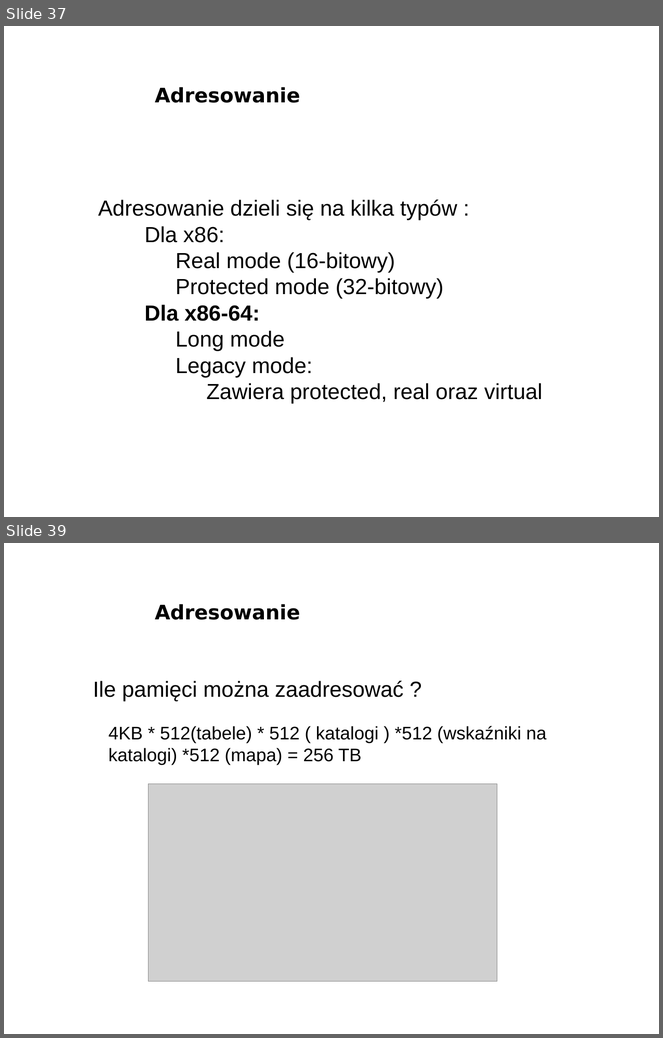
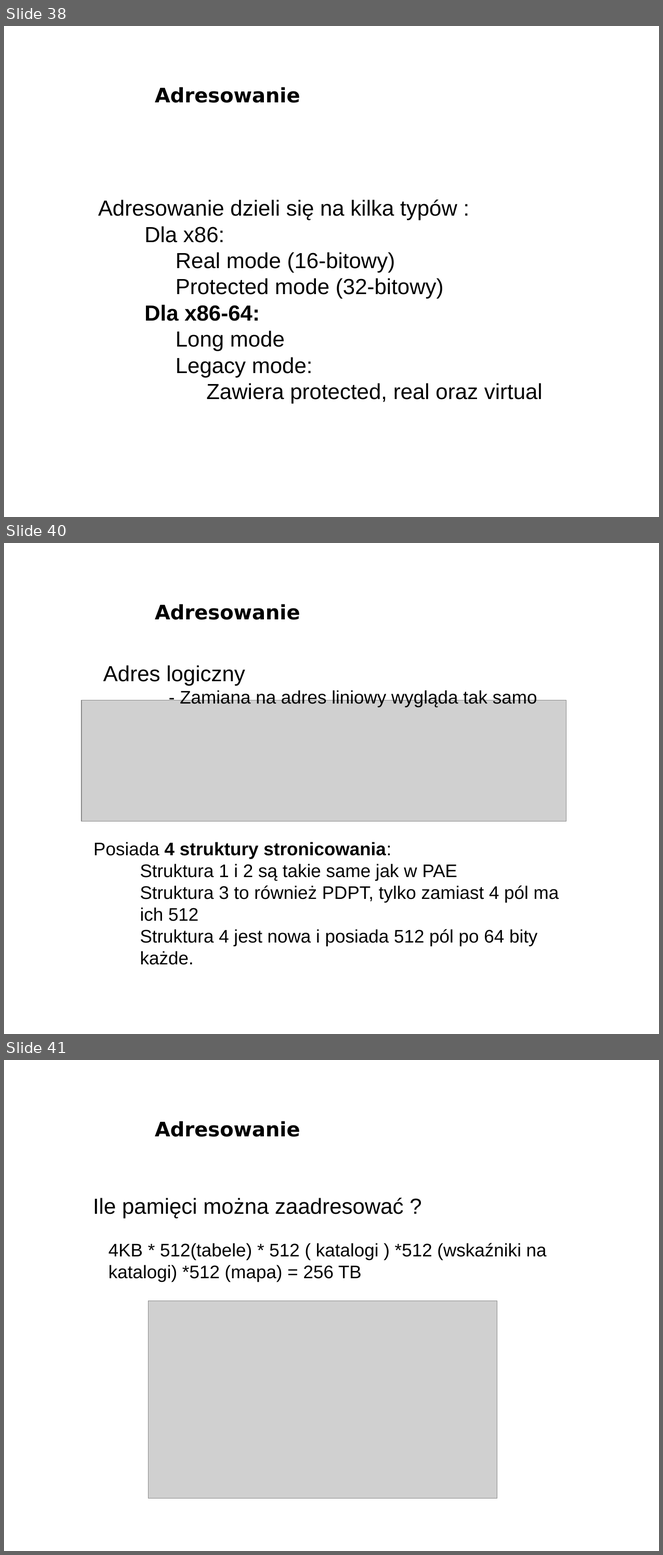
Before and after one commit to bercik/pn_prezentacja, a slide deck: śmieszki_i_inne_zwierzęta/prezentacja.odp. Shown one above the other, each under a label of ours: slides 37 and 39 before the commit, slides 38, 40 and 41 after it; the slides between them are not shown. The pictures are 663x1038 and 663x1555 pixels, drawn with LibreOffice and Linux fonts; fonts in the diff are those of the drawing; grey boxes stand for pictures; background and template pictures are left out. Boxes give left, top, right and bottom in pixels: in the first picture for what was removed or moved away, otherwise in the second. Text is boxed around its words. In the diff, an @@ line names an element or a change of style, - is before the commit and + after.

```diff
--- a/śmieszki_i_inne_zwierzęta/prezentacja.odp
+++ b/śmieszki_i_inne_zwierzęta/prezentacja.odp
@@ slide 40 added at [4,543,659,1034], background picture (left out) @@
@@ title added at [155,604,300,620], 22 pt, text #000000, bold @@
+Adresowanie
@@ text added at [103,665,538,707], 20 pt, text #000000 @@
+Adres logiczny
+- Zamiana na adres liniowy wygląda tak samo
@@ picture added at [81,700,566,822] @@
@@ text added at [93,842,559,965], 20 pt, text #000000 @@
+Posiada 4 struktury stronicowania:
+    ● Struktura 1 i 2 są takie same jak w PAE
+    ● Struktura 3 to również PDPT, tylko zamiast 4 pól ma ich 512
+    ● Struktura 4 jest nowa i posiada 512 pól po 64 bity każde.
@@ what was slide 37 is now slide 38 @@
@@ what was slide 39 is now slide 41 @@
```
Also in this commit, not shown: 2 slides changed, 1 other slide added, 1 slide removed, 1 other file.
